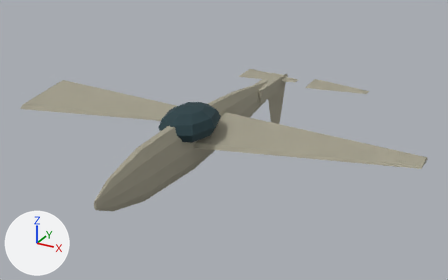
The glTF model game/assets/units/fw190.glb: old version first, new version second.
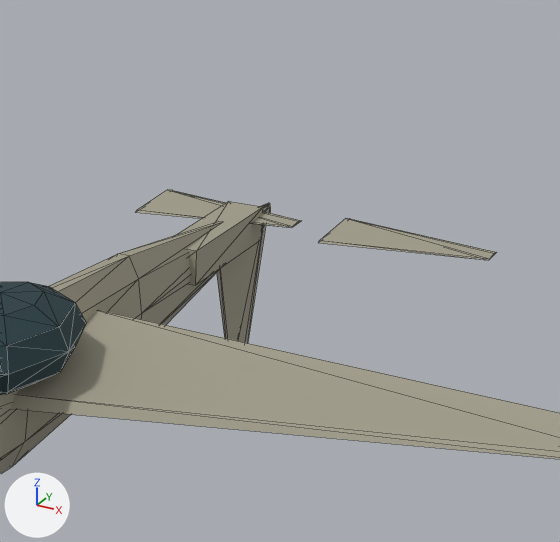
Each version appears first whole from a camera (50 mm lens) standing at (7.05, -12.3, 7.23) and looking at (0.23, 0.12, 1.02), and next in a close-up on the part from 42% to 88% of the width and 0% to 70% of the height. Every picture has the same lights, and +X, +Y and +Z are marked at lower left. The last two pictures show the newer version. The close-ups show mesh edges as thin lines. Where no turn or scale is listed for an object, it has been applied to the vertices.

Names of what the first close-up shows: 'Cockpit', 'Elevator_L', 'Elevator_R', 'Fuselage', 'Rudder', 'TailBoom', 'Wing_R'.
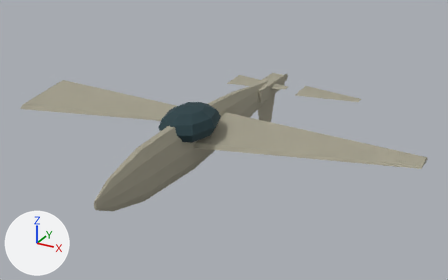
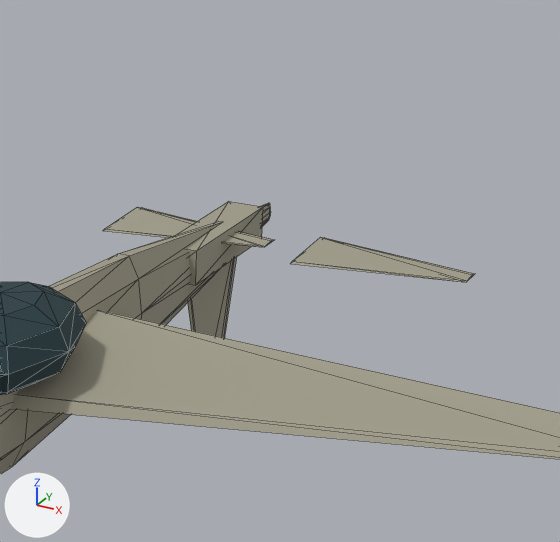
Where the change shows, as pixel boxes [x1, y1, x2, y2] in the close-ups (560 x 542 px):
'Elevator_R', moved
    before: [318, 218, 497, 260]
    after: [291, 238, 474, 282]
'Rudder', moved
    before: [217, 208, 267, 343]
    after: [188, 257, 237, 338]
'Elevator_L', moved
    before: [136, 190, 302, 228]
    after: [103, 207, 274, 247]

The edits, one by one:
Object 'Elevator_L' (ob_elevator_l) moves from (-1.05, 3.78, 1.56) to (-1.05, 3.06, 1.56).
Object 'Elevator_R' (ob_elevator_r) moves from (1.05, 3.78, 1.56) to (1.05, 3.06, 1.56).
Object 'Rudder' (ob_rudder) moves from (0.0, 3.78, 1.48) to (0.0, 3.06, 1.48).
